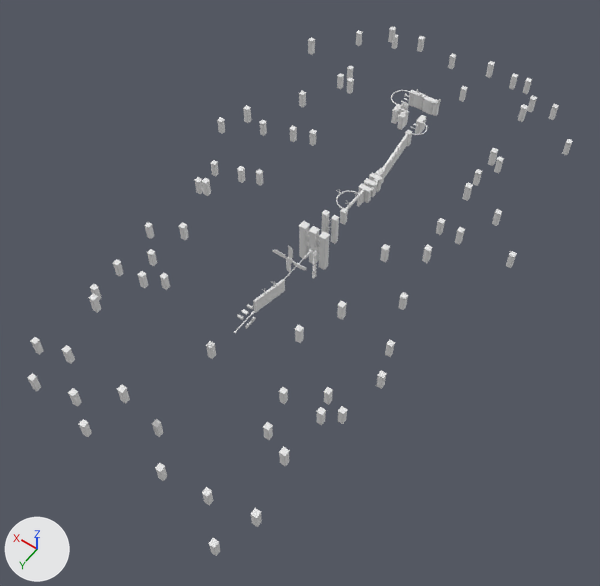
Two versions of the FBX model Assets/Art/Models + Textures/Level 3.fbx, one commit apart.
Before and after are seen from a 50 mm lens placed at (-350.0, 679.0, 629.0), pointed at (-33.0, 236.0, -67.0). The axes (+X, +Y, +Z) are drawn at lower left. The lights are the same throughout. Where no turn or scale is listed for an object, it has been applied to the vertices.

The older version as bpy lines, for what is in view:
```python
me_cube_1165 = bpy.data.meshes.new('Cube.1165')
me_cube_1165.from_pydata(...)  # 5029 vertices, 2788 faces; spans x -113.0..257.0, y -207.0..464.0, z -57.0..43.0
# faces by material slot: [272, 612, 1904]
me_cube_1165.materials.append(mat_grass_edge_002)  # white #e7e7e7
me_cube_1165.materials.append(mat_grass1_002)  # white #e7e7e7
me_cube_1165.materials.append(mat_rock_002)  # white #e7e7e7
ob_cube_878 = bpy.data.objects.new('Cube.878', me_cube_1165)
ob_cube_878.location = (-94.0, 56.0, 15.0)
```
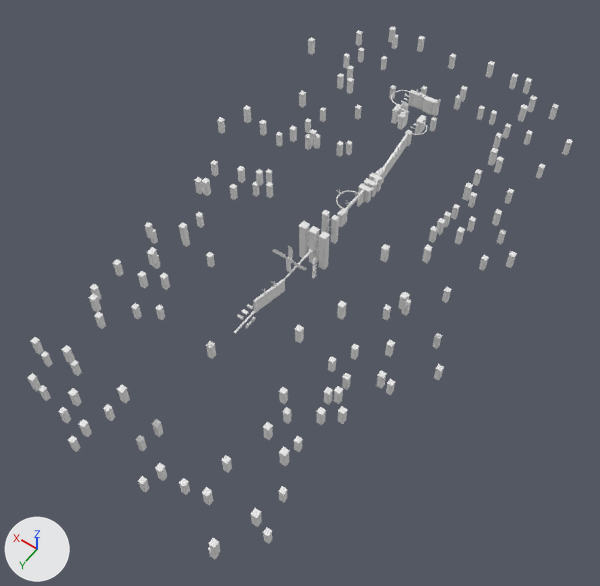
The change, as a list of edits to the scene's bpy script:
```text
Add me_cube_1267:
    me_cube_1267.from_pydata(...)  # 5029 vertices, 2788 faces; spans x -257.0..113.0, y -464.0..207.0, z -57.0..43.0
    # faces by material slot: [272, 612, 1904]
    me_cube_1267.materials.append(mat_grass_edge_002)  # white #e7e7e7
    me_cube_1267.materials.append(mat_grass1_002)  # white #e7e7e7
    me_cube_1267.materials.append(mat_rock_002)  # white #e7e7e7
Add ob_cube_940:
    ob_cube_940 = bpy.data.objects.new('Cube.940', me_cube_1267)
    ob_cube_940.location = (54.0, 298.0, -49.0)
```

Changed parts and their boxes (x1, y1, x2, y2) in the pictures (600 x 586 px):
'Cube.940', added: after (39, 48, 545, 560)
    faces in mat_rock_002 (white #e7e7e7): (39, 50, 545, 560)
    faces in mat_grass1_002 (white #e7e7e7): (39, 48, 545, 550)
    faces in mat_grass_edge_002 (white #e7e7e7): (42, 49, 543, 537)
